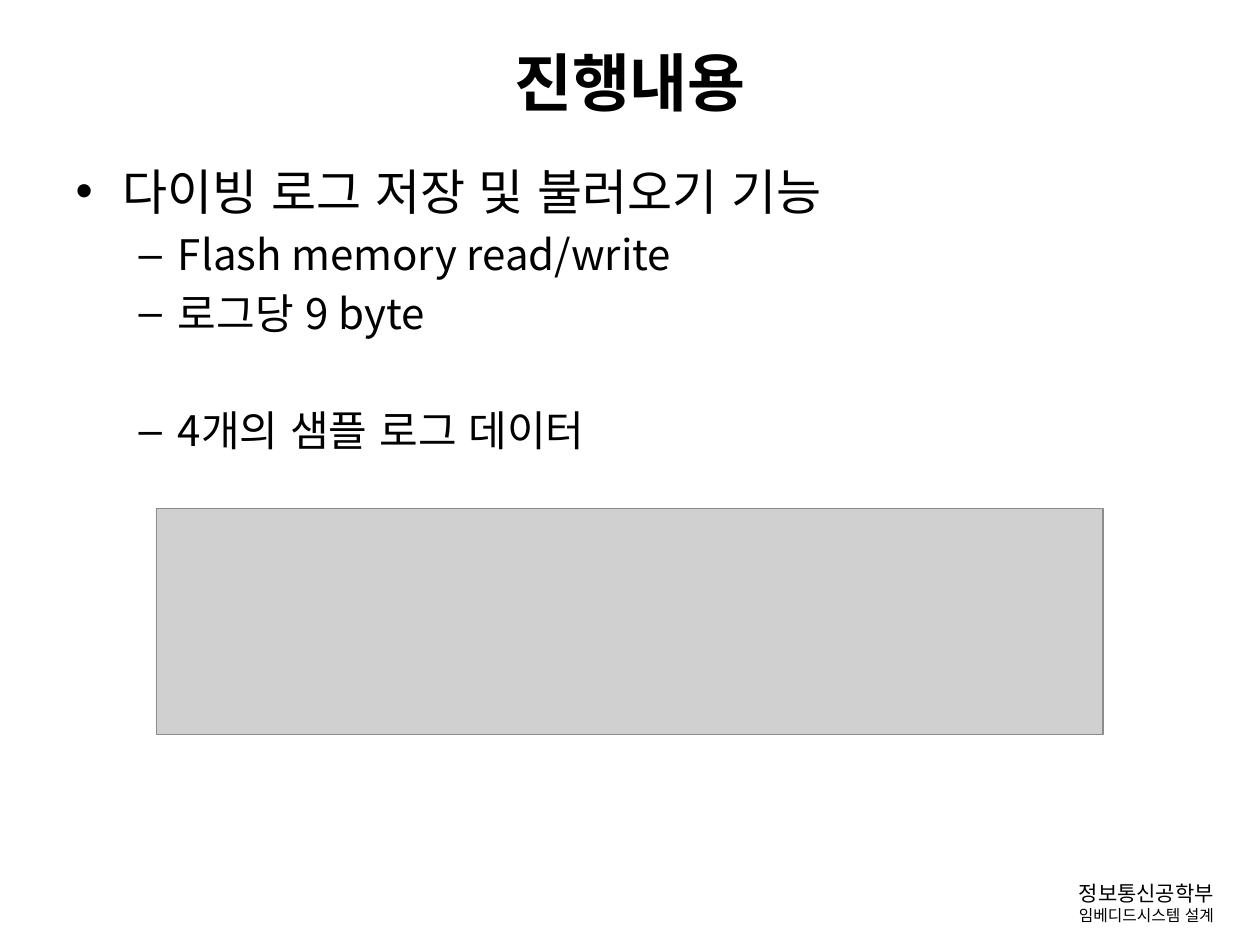
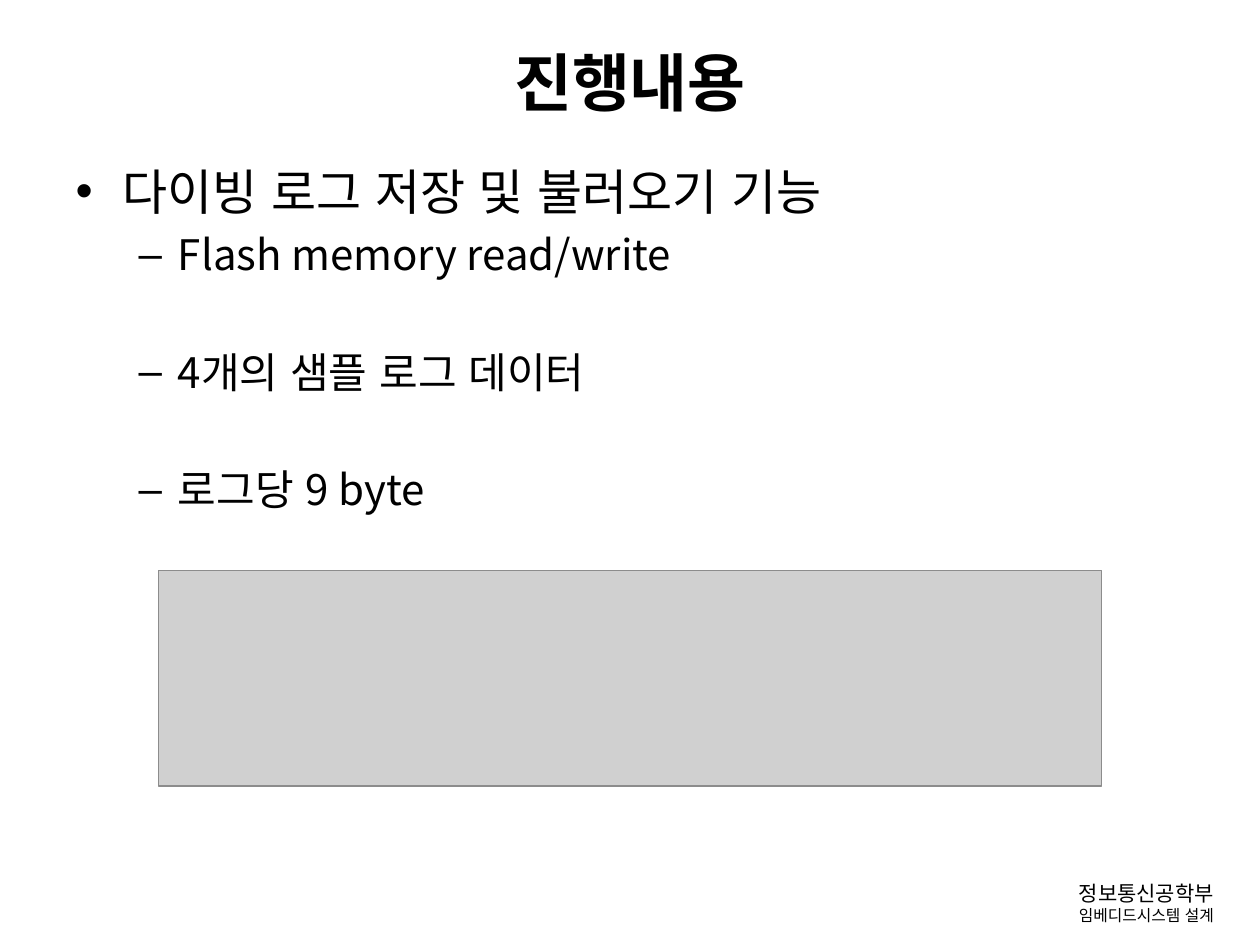
Before and after one commit to gusghrlrl101/Diving-Computer, a slide deck: slide 6 of 발표관련/임베디드_중간보고.pptx. Drawn at 1260x945 pixels with LibreOffice and Linux fonts; fonts in the diff are those of the drawing; grey boxes stand for pictures; background and template pictures are left out. Boxes give left, top, right and bottom in pixels: in the first picture for what was removed or moved away, otherwise in the second. Text is boxed around its words. In the diff, an @@ line names an element or a change of style, - is before the commit and + after.

```diff
--- a/발표관련/임베디드_중간보고.pptx
+++ b/발표관련/임베디드_중간보고.pptx
@@ text at box(178, 353, 584, 392): paragraph added @@
+  – 4개의 샘플 로그 데이터
@@ text at box(178, 411, 584, 450): paragraph removed @@
-  – 4개의 샘플 로그 데이터
@@ picture: place and size @@
-picture at box(156, 509, 1102, 735)
+picture at box(159, 571, 1101, 786)
```
Also in this commit, not shown: 9 other slides changed, 5 slides added, 1 other file.
